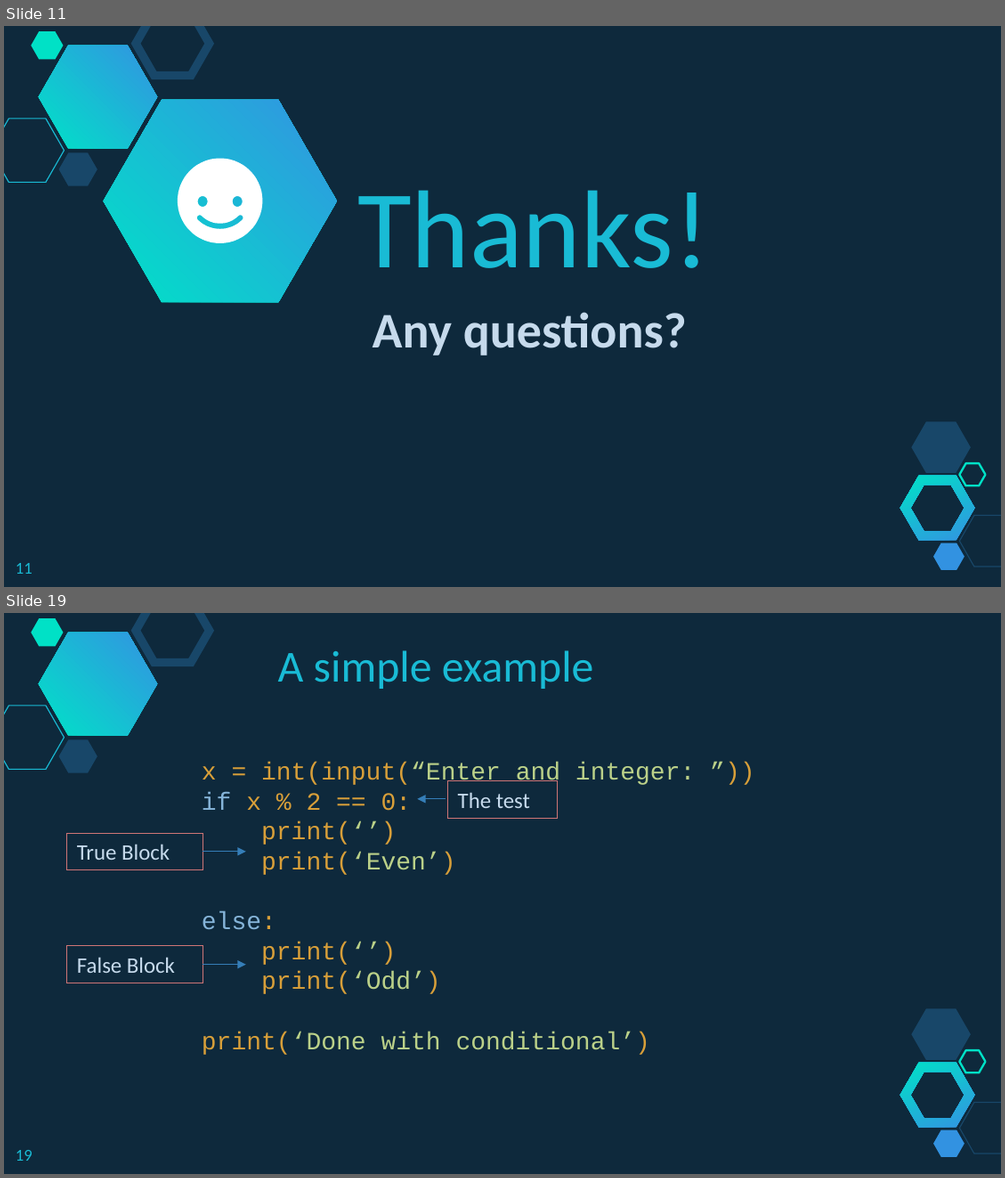
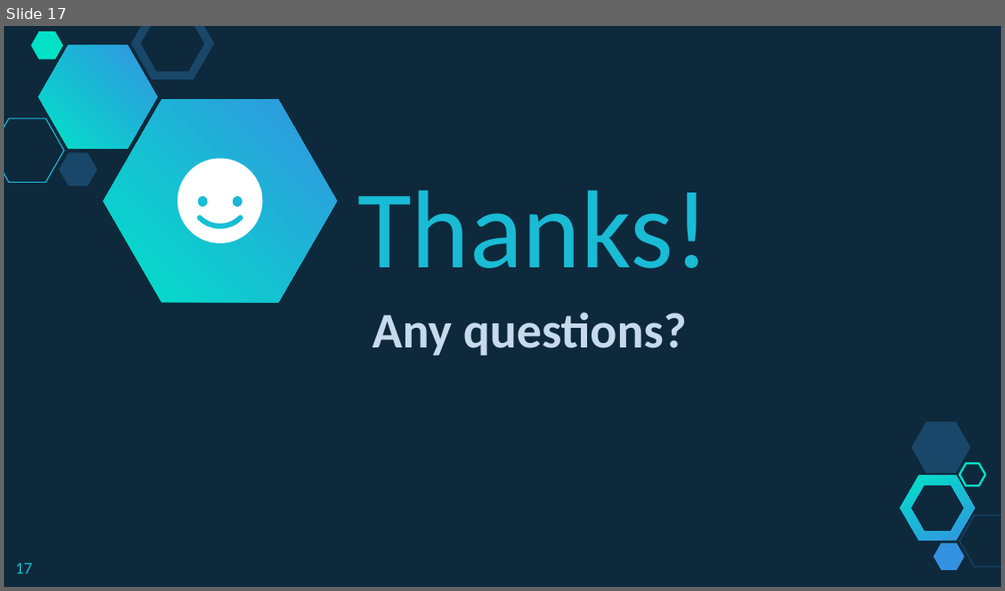
Before and after one commit to branhoff/python_class_101, a slide deck: lecture_slides/6_Python Lesson - Control Flow - While and For Loops.pptx. Shown one above the other, each under a label of ours: slides 11 and 19 before the commit, slide 17 after it; the slides between them are not shown. The pictures are 1005x1178 and 1005x591 pixels, drawn with LibreOffice and Linux fonts; fonts in the diff are those of the drawing. Boxes give left, top, right and bottom in pixels: in the first picture for what was removed or moved away, otherwise in the second. Text is boxed around its words. In the diff, an @@ line names an element or a change of style, - is before the commit and + after.

```diff
--- a/lecture_slides/6_Python Lesson - Control Flow - While and For Loops.pptx
+++ b/lecture_slides/6_Python Lesson - Control Flow - While and For Loops.pptx
@@ slide 19 removed at [4,613,1001,1174], background #0E293C; not listed: 10 template elements that a slide beside it also shows @@
@@ text removed at [278,650,594,689] @@
-A simple example
@@ text removed at [202,762,695,1054] @@
-x = int(input(“Enter and integer: ”))
-if x % 2 == 0:
-print(‘’)
-print(‘Even’)
-else:
-print(‘’)
-print(‘Odd’)
-print(‘Done with conditional’)
@@ arrow removed from (445, 798) to (418, 798) @@
@@ rectangle removed at [447,781,556,819] @@
-The test
@@ rectangle removed at [67,834,202,870] @@
-True Block
@@ arrow removed from (202, 852) to (246, 852) @@
@@ rectangle removed at [67,946,202,983] @@
-False Block
@@ arrow removed from (202, 964) to (246, 964) @@
@@ page number removed at [16,1150,32,1160] @@
-19
@@ what was slide 11 is now slide 17 @@
@@ page number at [16,563,32,573]: text changed @@
-11
+17
```
Also in this commit, not shown: 6 slides added, 14 other slides removed, 11 other files.
